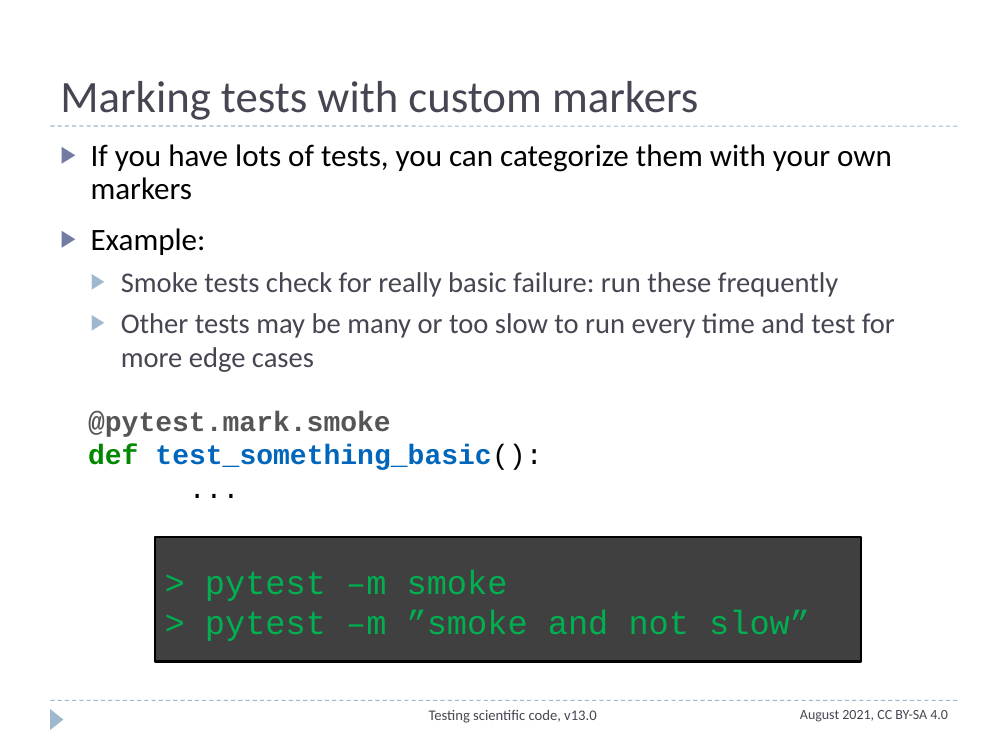
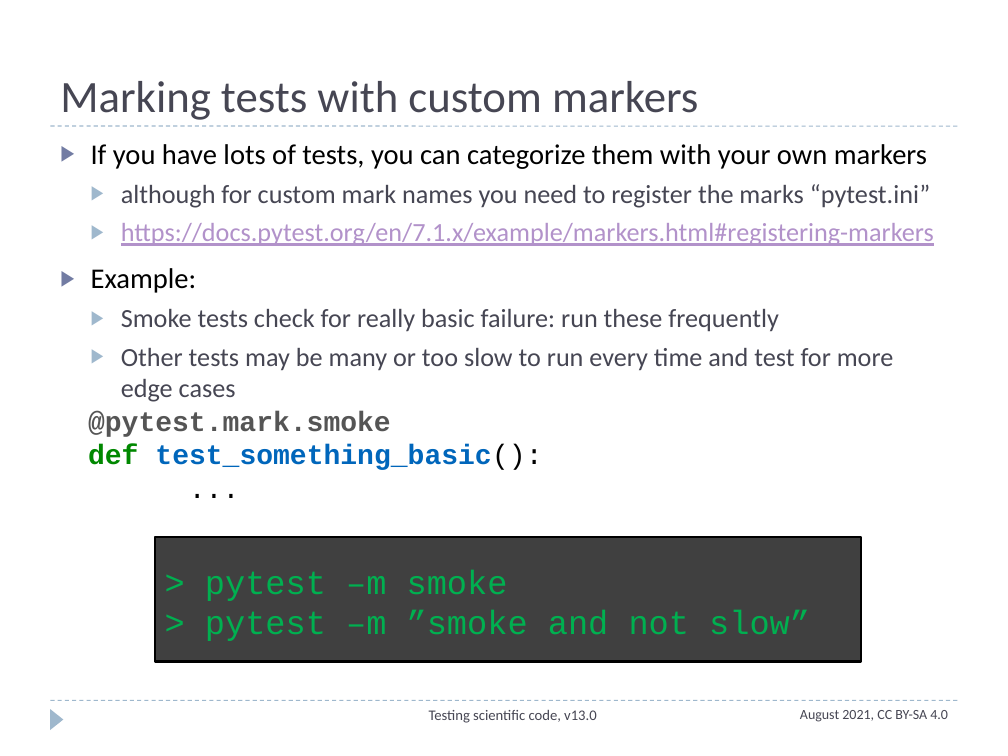
Before and after one commit to ASPP/testing_debugging_profiling, a slide deck: slide 16 of testing_part2.pptx. Drawn at 1008x756 pixels with LibreOffice and Linux fonts; fonts in the diff are those of the drawing. Boxes give left, top, right and bottom in pixels: in the first picture for what was removed or moved away, otherwise in the second. Text is boxed around its words. In the diff, an @@ line names an element or a change of style, - is before the commit and + after.

```diff
--- a/testing_part2.pptx
+++ b/testing_part2.pptx
@@ text at (x1=91, y1=144, x2=927, y2=402): size 22.2 to 20.4 pt in "If you have lots of tests, you ...", "Example:"; size 20.4 to 18.7 pt in "Smoke tests check for really basic failure: ...", "Other tests may be many or too ..." @@
@@ text at (x1=121, y1=184, x2=934, y2=246): paragraphs added @@
+  ▶ although for custom mark names you need to register the marks “pytest.ini”
+  ▶ https://docs.pytest.org/en/7.1.x/example/markers.html#registering-markers
```
Also in this commit, not shown: 4 other slides changed, 1 other file.
